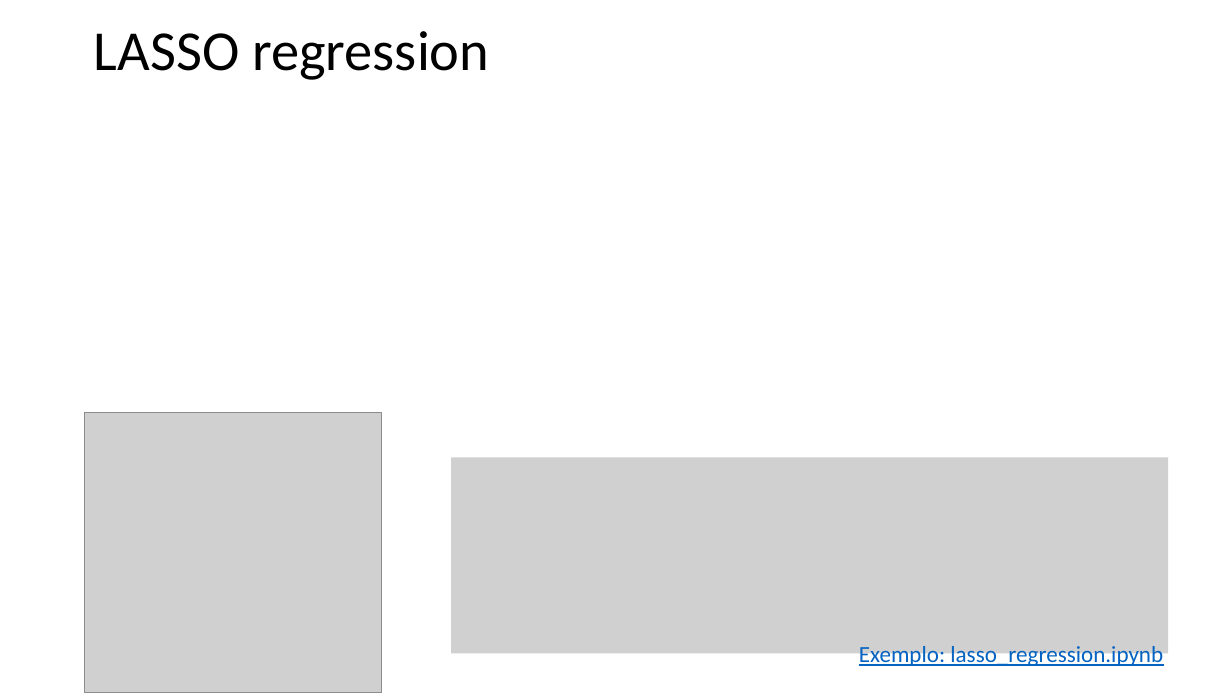
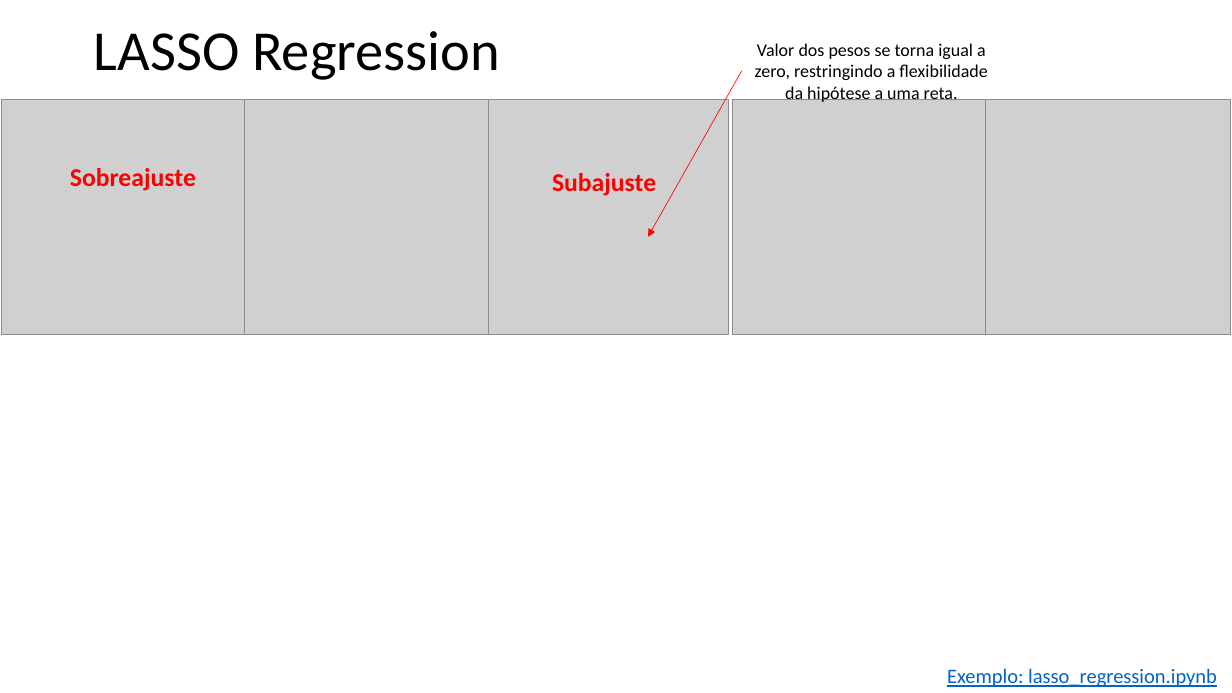
Before and after one commit to zz4fap/t319_aprendizado_de_maquina, a slide deck: slide 8 of slides/T319_Regressão_Linear (Parte VI).pptx (slide 12 before the commit). Drawn at 1232x693 pixels with LibreOffice and Linux fonts; fonts in the diff are those of the drawing; grey boxes stand for pictures. Boxes give left, top, right and bottom in pixels: in the first picture for what was removed or moved away, otherwise in the second. Text is boxed around its words. In the diff, an @@ line names an element or a change of style, - is before the commit and + after.

```diff
--- a/slides/T319_Regressão_Linear (Parte VI).pptx
+++ b/slides/T319_Regressão_Linear (Parte VI).pptx
@@ title at [94, 31, 500, 80]: text changed @@
-LASSO regression
+LASSO Regression
@@ text added at [755, 43, 987, 102], 14 pt, text #000000 @@
+Valor dos pesos se torna igual a zero, restringindo a flexibilidade da hipótese a uma reta.
@@ arrow added from (742, 71) to (648, 237), #FF0000 0.5 pt @@
@@ picture added at [2, 100, 245, 335] @@
@@ picture added at [245, 100, 489, 335] @@
@@ picture added at [489, 100, 728, 335] @@
@@ picture added at [733, 100, 986, 335] @@
@@ picture added at [986, 100, 1231, 335] @@
@@ text added at [70, 168, 196, 191], 20 pt, text #FF0000, bold @@
+Sobreajuste
@@ text added at [552, 173, 656, 196], 20 pt, text #FF0000, bold @@
+Subajuste
@@ picture removed at [85, 413, 382, 693] @@
@@ picture removed at [451, 457, 1168, 653] @@
@@ text "Exemplo: lasso_regression.ipynb": place and size @@
-text "Exemplo: lasso_regression.ipynb" at [859, 646, 1163, 668]
+text "Exemplo: lasso_regression.ipynb" at [947, 668, 1217, 687]
@@ text "Exemplo: lasso_regression.ipynb" at [947, 668, 1217, 687]: size 18 to 16 pt @@
```
Also in this commit, not shown: 8 other slides changed, 3 slides added, 9 slides removed, 26 other files.
